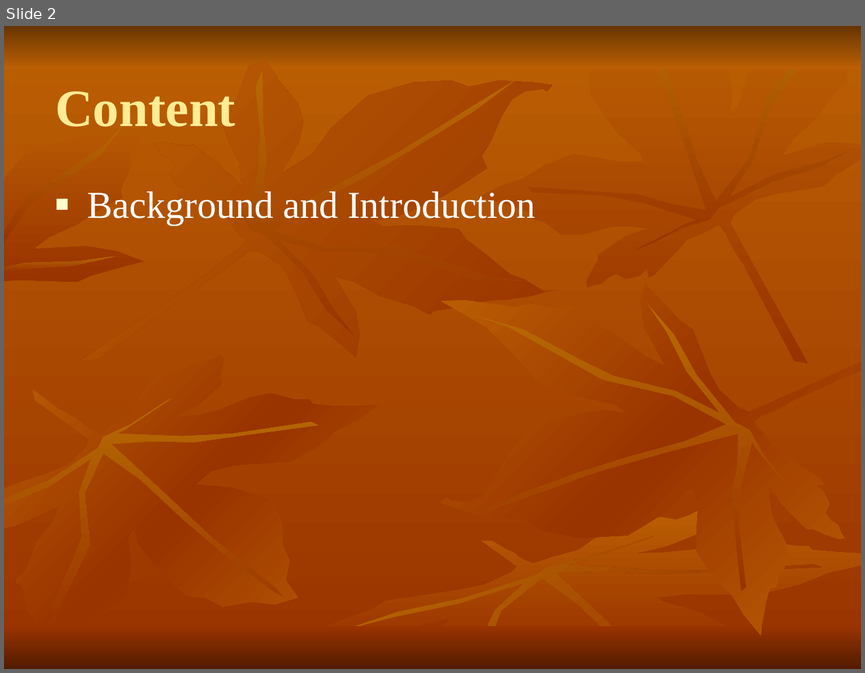
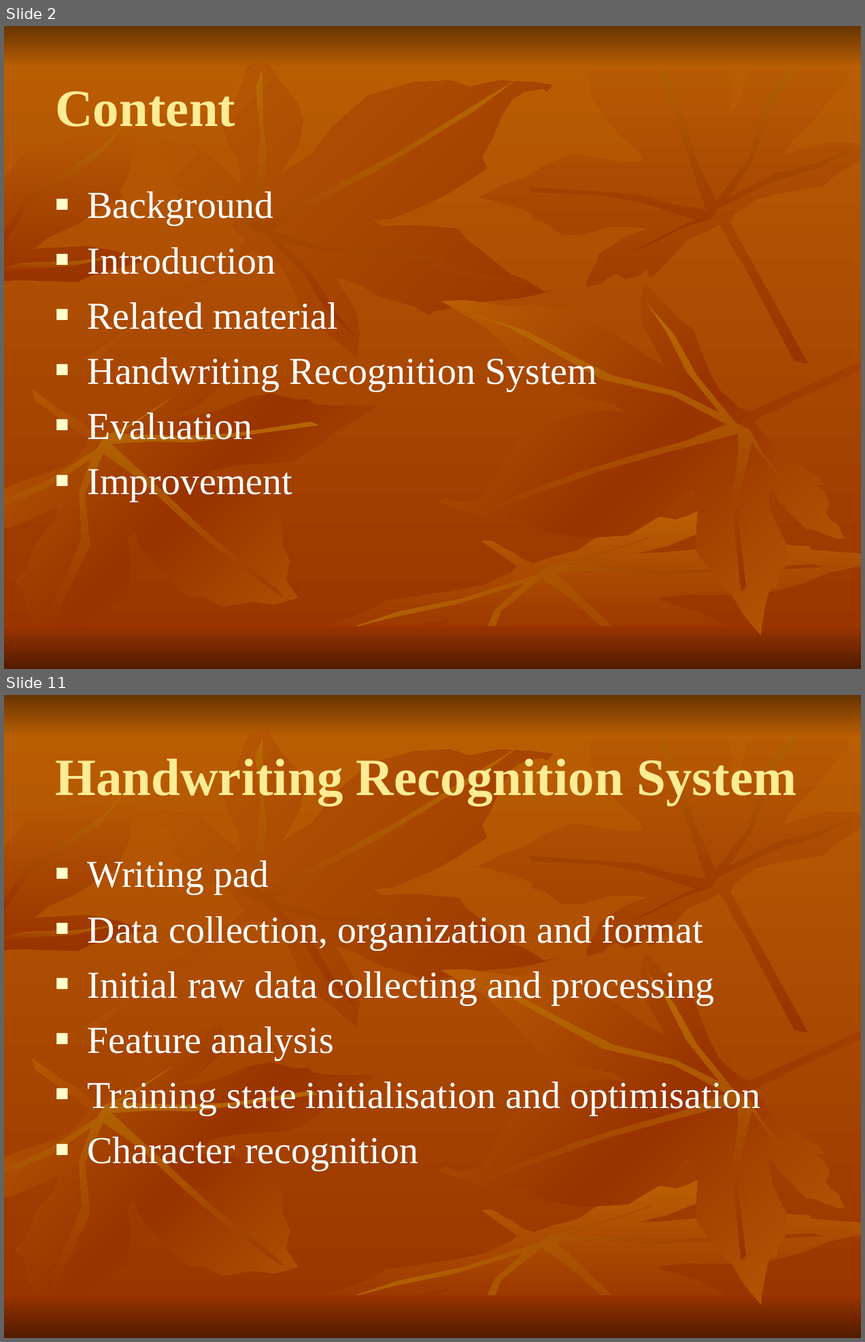
Before and after one commit to shaileshBhokare/honours, a slide deck: Dissertition/report/presentation.ppt. Shown one above the other, each under a label of ours: slide 2 before the commit, slides 2 and 11 after it; the slides between them are not shown. The pictures are 865x673 and 865x1342 pixels, drawn with LibreOffice and Linux fonts; fonts in the diff are those of the drawing. Boxes give left, top, right and bottom in pixels: in the first picture for what was removed or moved away, otherwise in the second. Text is boxed around its words. In the diff, an @@ line names an element or a change of style, - is before the commit and + after.

```diff
--- a/Dissertition/report/presentation.ppt
+++ b/Dissertition/report/presentation.ppt
@@ slide 11 added at box(4, 695, 861, 1338), background gradient #BB5F03 to #993300; not listed: 18 template elements that a slide beside it also shows @@
@@ title added at box(55, 758, 796, 805), 44 pt, text #FEEC94, bold @@
+Handwriting Recognition System
@@ text added at box(88, 860, 760, 1170), 32 pt, text #FFFFFF @@
+■ Writing pad
+■ Data collection, organization and format
+■ Initial raw data collecting and processing
+■ Feature analysis
+■ Training state initialisation and optimisation
+■ Character recognition
@@ slide 2 changed as well @@
@@ text at box(88, 191, 597, 501): text changed @@
-■ Background and Introduction
+■ Background
+■ Introduction
+■ Related material
+■ Handwriting Recognition System
+■ Evaluation
+■ Improvement
```
Also in this commit, not shown: 1 other slide changed, 18 other slides added, 1 other file.
